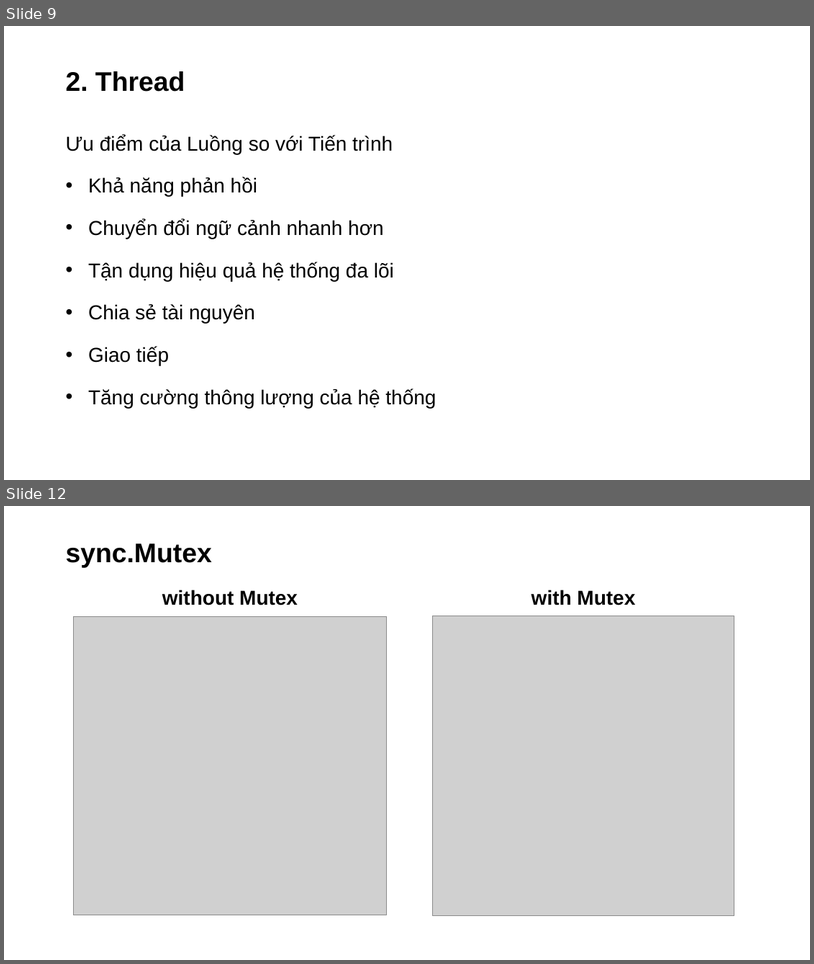
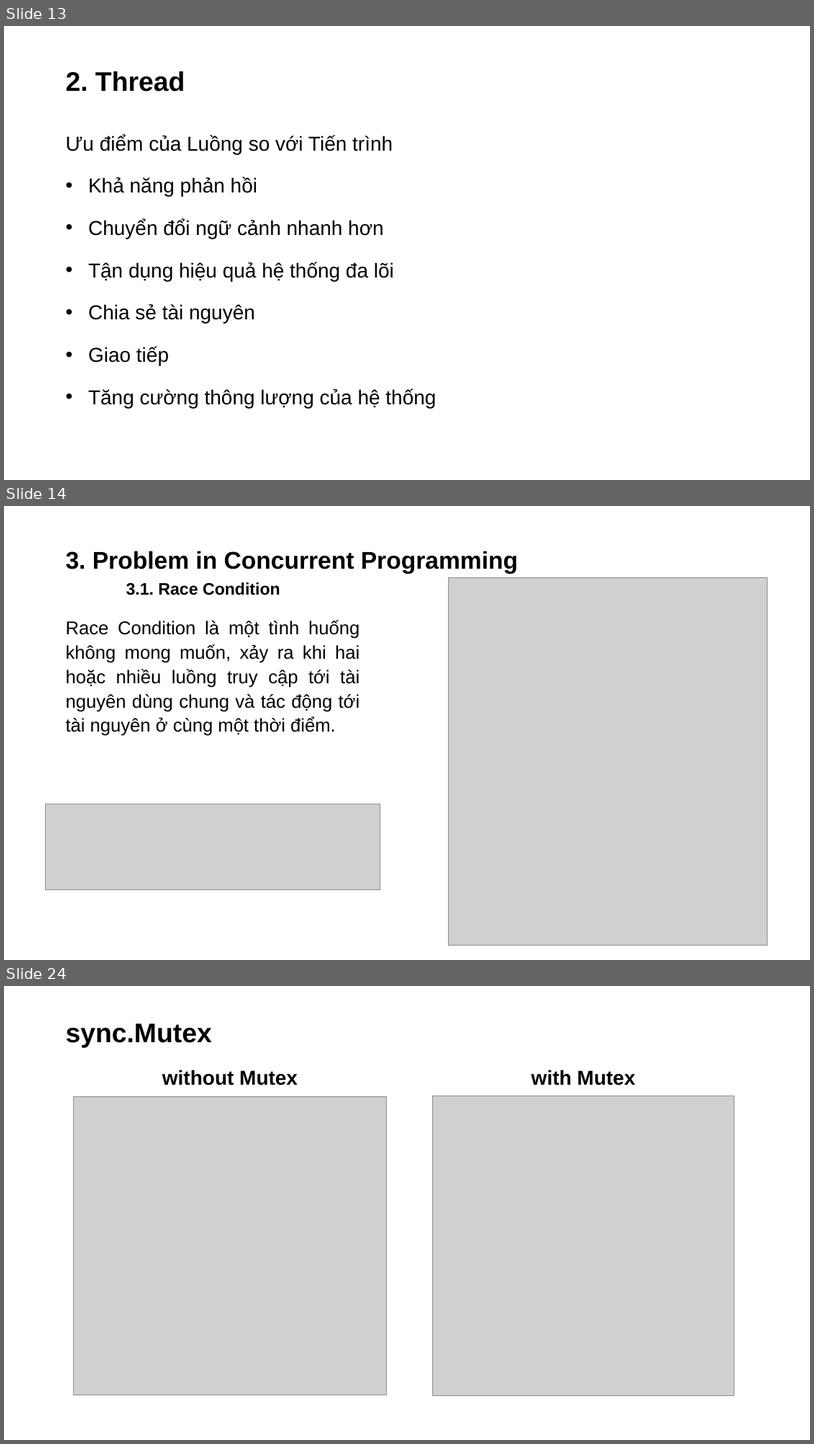
Before and after one commit to dangnm9699/Learn-Golang, a slide deck: Problem and Solution in Concurrency.pptx. Shown one above the other, each under a label of ours: slides 9 and 12 before the commit, slides 13, 14 and 24 after it; the slides between them are not shown. The pictures are 814x964 and 814x1444 pixels, drawn with LibreOffice and Linux fonts; fonts in the diff are those of the drawing; grey boxes stand for pictures. Boxes give left, top, right and bottom in pixels: in the first picture for what was removed or moved away, otherwise in the second. Text is boxed around its words. In the diff, an @@ line names an element or a change of style, - is before the commit and + after.

```diff
--- a/Problem and Solution in Concurrency.pptx
+++ b/Problem and Solution in Concurrency.pptx
@@ slide 14 added at [4, 506, 810, 960], background #FFFFFF @@
@@ title added at [66, 551, 518, 595], 28.8 pt, text #000000, bold @@
+3. Problem in Concurrent Programming
+3.1. Race Condition
@@ picture added at [449, 578, 768, 945] @@
@@ text added at [66, 620, 360, 736], 22 pt, text #000000 @@
+Race Condition là một tình huống không mong muốn, xảy ra khi hai hoặc nhiều luồng truy cập tới tài nguyên dùng chung và tác động tới tài nguyên ở cùng một thời điểm.
@@ picture added at [46, 804, 381, 890] @@
@@ what was slide 9 is now slide 13 @@
@@ what was slide 12 is now slide 24 @@
```
Also in this commit, not shown: 6 slides changed, 13 other slides added, 2 slides removed, 1 other file.
